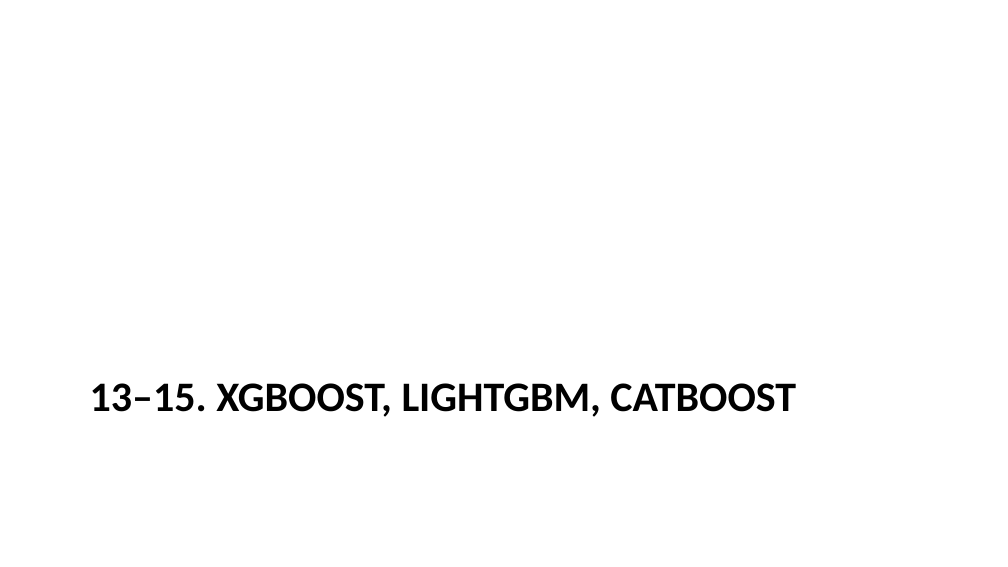
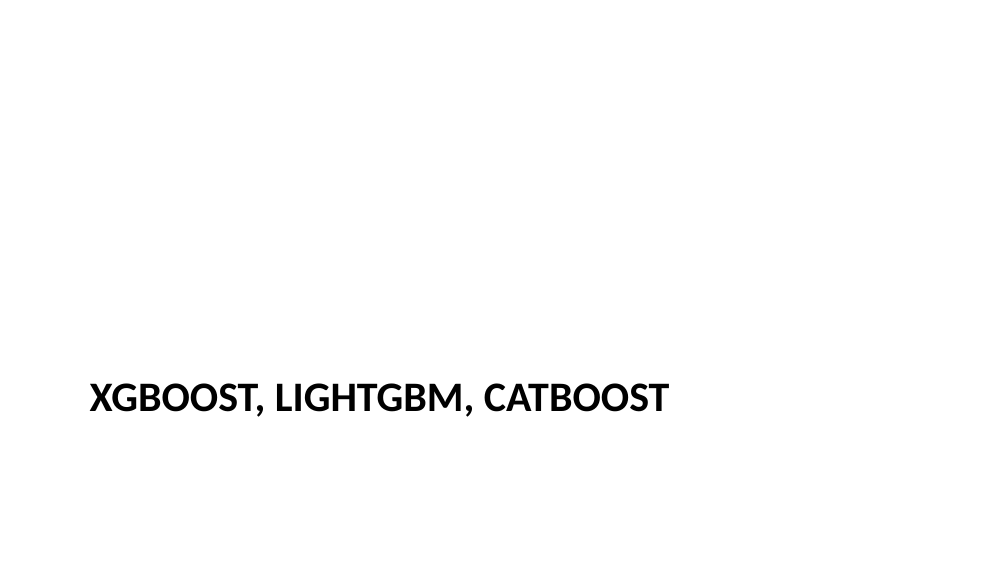
Before and after one commit to pauldubois98/AdcancedTopicsDataScience2026, a slide deck: slide 60 of Course03/slides.pptx (slide 59 before the commit). Drawn at 1008x567 pixels with LibreOffice and Linux fonts; fonts in the diff are those of the drawing. Boxes give left, top, right and bottom in pixels: in the first picture for what was removed or moved away, otherwise in the second. Text is boxed around its words. In the diff, an @@ line names an element or a change of style, - is before the commit and + after.

```diff
--- a/Course03/slides.pptx
+++ b/Course03/slides.pptx
@@ title at [90, 383, 670, 417]: text changed @@
-13–15. XGBOOST, LIGHTGBM, CATBOOST
+XGBOOST, LIGHTGBM, CATBOOST
```
Also in this commit, not shown: 26 other slides changed, 28 slides added, 15 slides removed, 1 other file.
